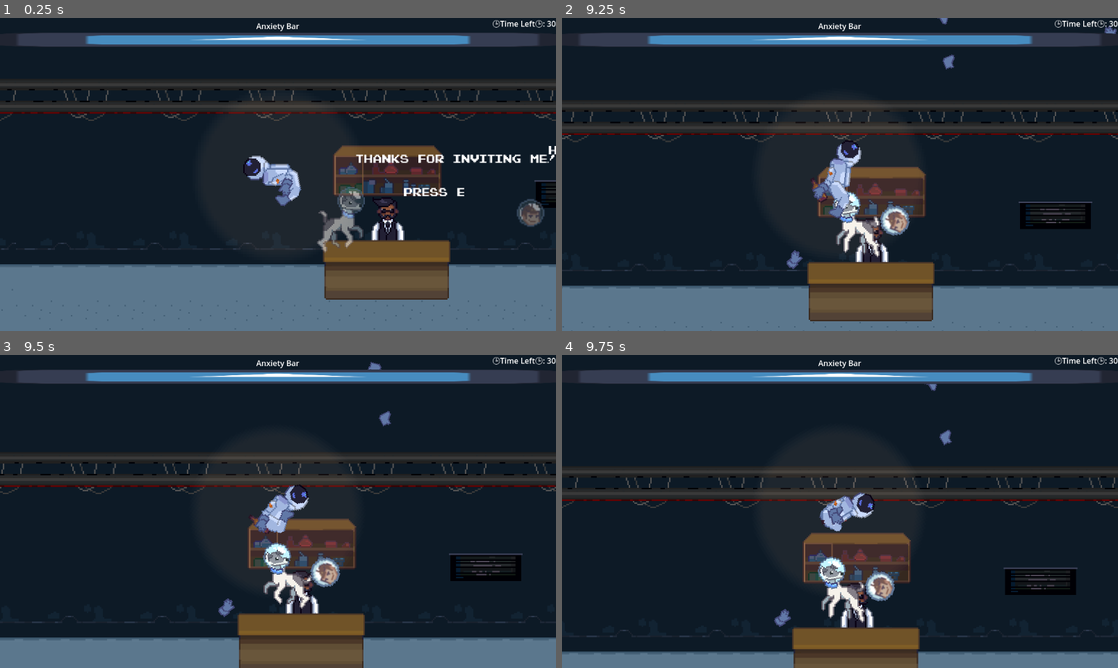
Above: before the commit, frames 1-4 (two rows, left to right).
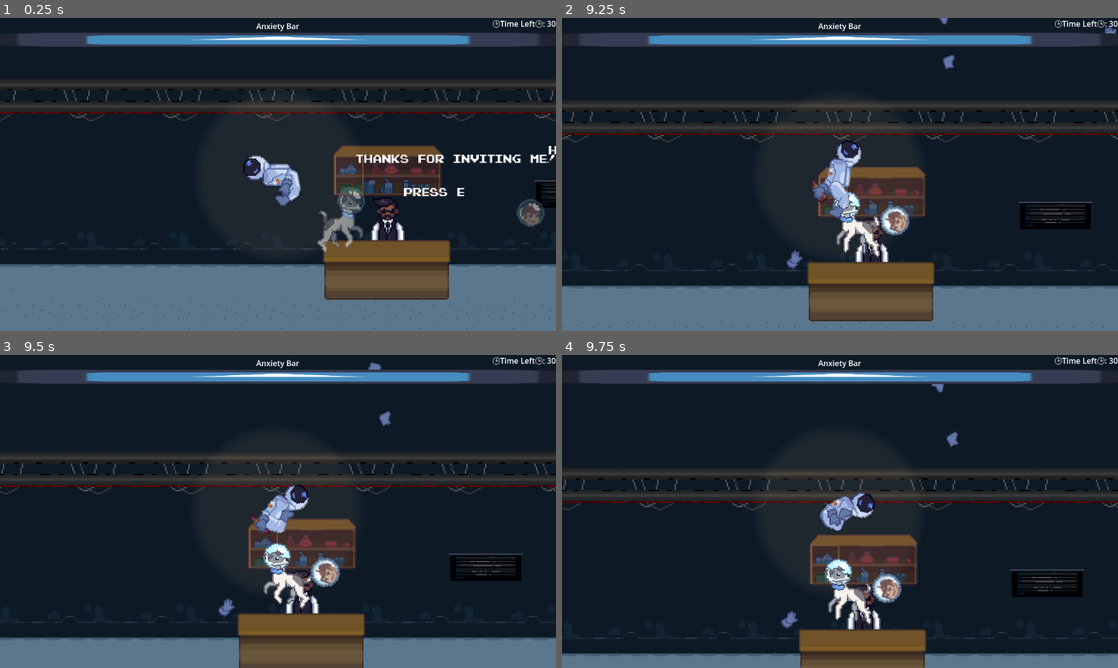
Above: after the commit, the same moments.

Repository: PiotrusWatson/last_party
Game: Godot game, scene res://worlds/piotrus_scene_real.tscn
Two runs of this game, one before a commit and one after it. Both use one fixed random seed, a clock stepped at 60 frames per second and the inputs below. This scene is started directly instead of the project's main scene. The engine's default icon, where the game draws it, is replaced by a stand-in: a white triangle on a blue panel in a dark square.
Inputs (mouse positions are in pixels of both pictures, inside the frame that each line leads up to):
- Up to frame 1 (0.25 s): no input
- Up to frame 2 (9.25 s): tap E (Interact) at 0.5, 2.1, 4.35, 6.6, 8.85 s; move the mouse to (962, 158) at 0.52 s; right-click (962, 158) at 0.6 s; move the mouse to (728, 190) at 1.27 s; click (728, 190) at 1.35 s; move the mouse to (895, 105) at 2.02 s; move the mouse to (812, 237) at 2.77 s; right-click (812, 237) at 2.85 s; move the mouse to (1006, 221) at 3.52 s; press the mouse at (1006, 221) at 3.53 s; move the mouse to (673, 127) at 4.27 s; release the mouse at (673, 127) at 4.28 s; move the mouse to (867, 174) at 5.02 s; right-click (867, 174) at 5.1 s; move the mouse to (756, 96) at 5.77 s; click (756, 96) at 5.85 s; move the mouse to (962, 158) at 6.52 s; move the mouse to (728, 190) at 7.27 s; right-click (728, 190) at 7.35 s; move the mouse to (895, 105) at 8.02 s; press the mouse at (895, 105) at 8.03 s; move the mouse to (812, 237) at 8.77 s; release the mouse at (812, 237) at 8.78 s
- Up to frame 3 (9.5 s): no input
- Up to frame 4 (9.75 s): move the mouse to (1006, 558) at 9.52 s; right-click (1006, 558) at 9.6 s

Frames 1-3 are identical in both runs. In frame 4, 8.1% of the frame differs, in the area x 0-100%, y 9-100%.
Error in both runs: Attempt to call function 'display_ammo' in base 'null instance' on a null instance. (res://worlds/level_signals.gd:12)

Commit message:
almost finished

Diff:
--- a/prefabs/player/player.gd
+++ b/prefabs/player/player.gd
@@ -79,6 +79,8 @@
 
 func get_beer():
 	left_arm.activate_beer(true)
+	ammo_manager.refill_ammo(Globals.AmmoType.BEER)
+	threw_thing.emit(Globals.AmmoType.BEER)
 
 func _on_personal_space_body_entered(body: Node2D) -> void:
 	if body.is_in_group("Partiers") and body != self:
--- a/worlds/piotrus_scene.tscn
+++ b/worlds/piotrus_scene.tscn
@@ -501,7 +501,7 @@
 offset_right = 89.0
 offset_bottom = 119.0
 theme_override_fonts/font = ExtResource("10_0i1eo")
-text = "Ammo"
+text = "Inventory"
 
 [node name="God" parent="." instance=ExtResource("10_516n3")]
 
